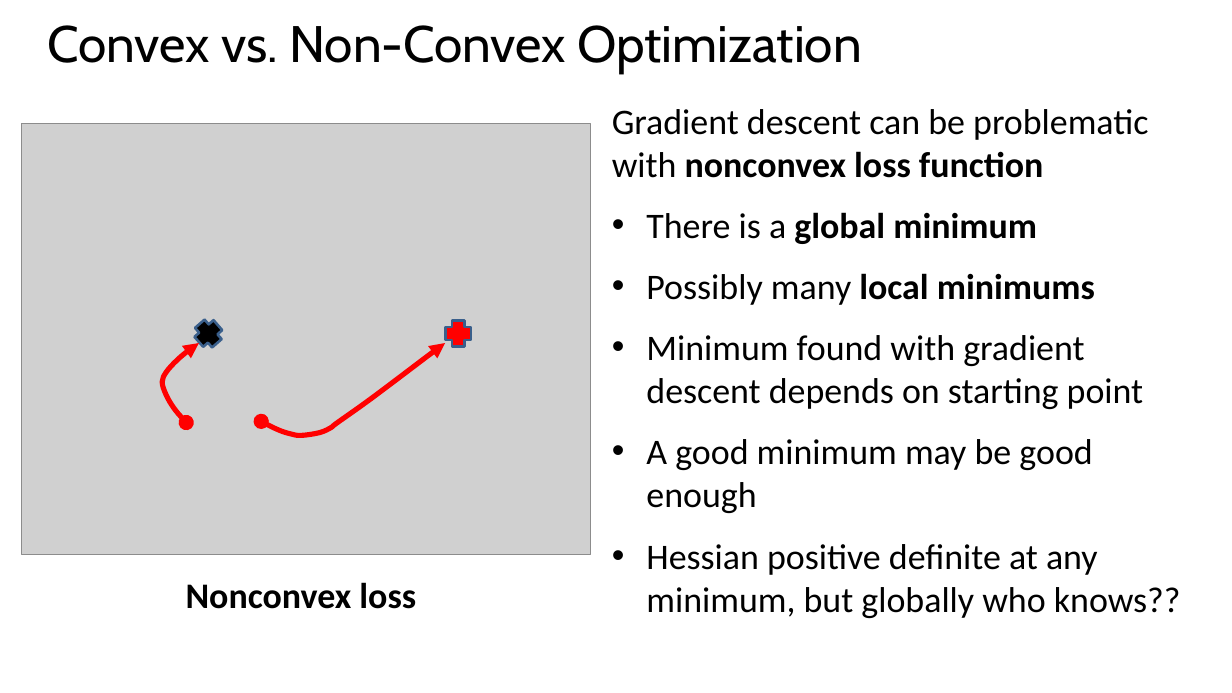
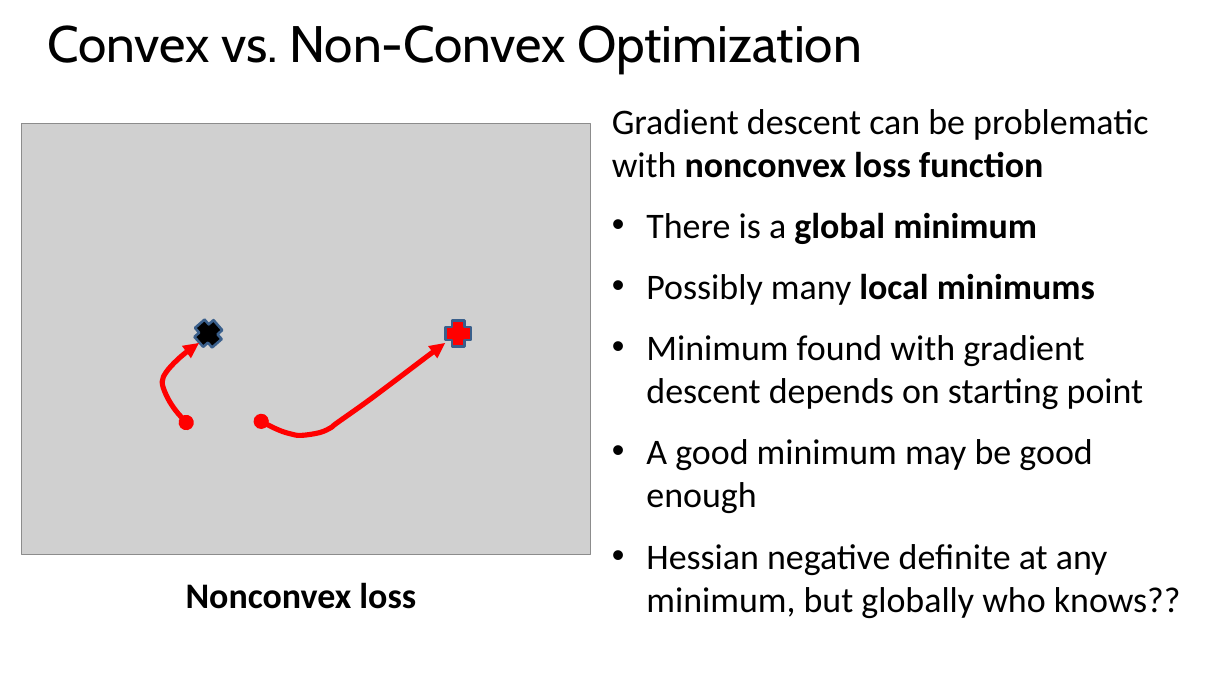
Before and after one commit to StephenElston/CSCI-E25, a slide deck: slide 26 of SuplementaryMaterial/RegularizatioinAndOptimization.pptx. Drawn at 1232x693 pixels with LibreOffice and Linux fonts; fonts in the diff are those of the drawing; grey boxes stand for pictures. Boxes give left, top, right and bottom in pixels: in the first picture for what was removed or moved away, otherwise in the second. Text is boxed around its words. In the diff, an @@ line names an element or a change of style, - is before the commit and + after.

```diff
--- a/SuplementaryMaterial/RegularizatioinAndOptimization.pptx
+++ b/SuplementaryMaterial/RegularizatioinAndOptimization.pptx
@@ text at (646,544,1181,618): text changed @@
-• Hessian positive definite at any minimum, but globally who knows??
+• Hessian negative definite at any minimum, but globally who knows??
```
Also in this commit, not shown: 1 other slide changed.
